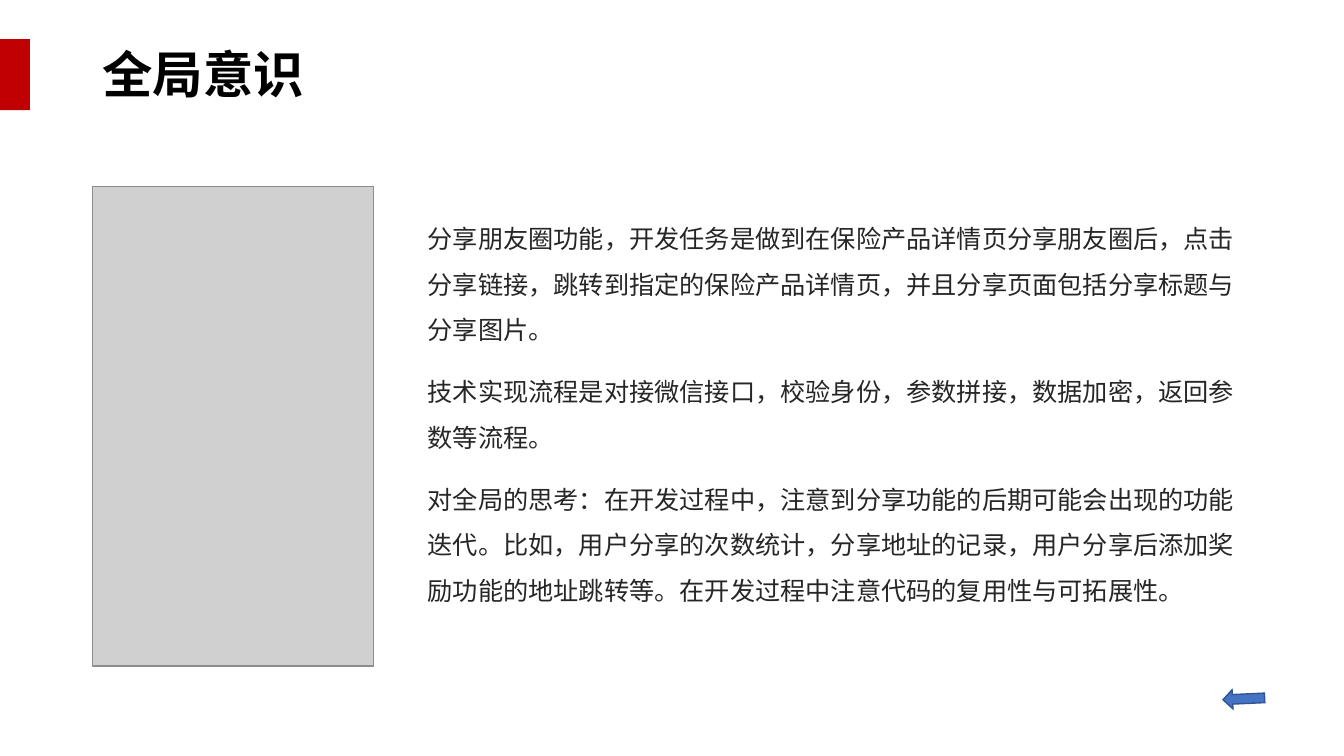
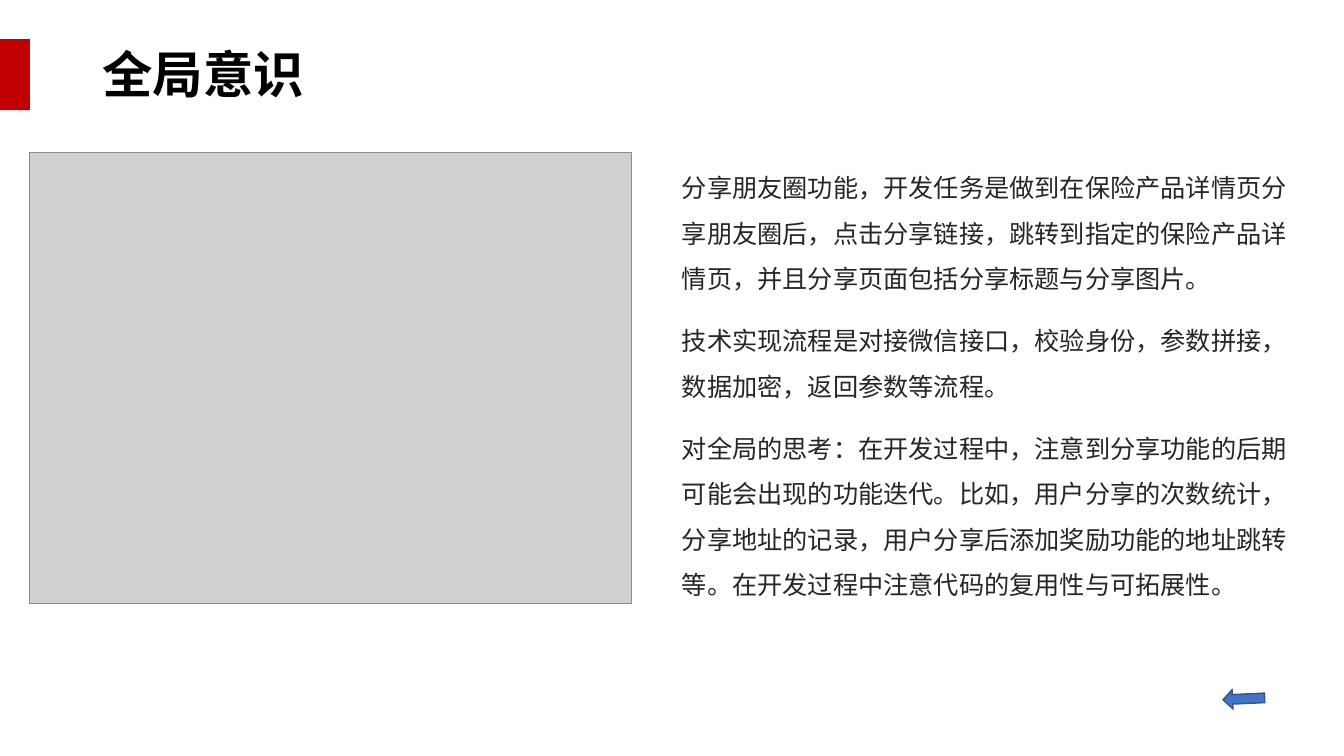
Before and after one commit to WakingFox/myself, a slide deck: slide 30 of 转正述职/王贵成转正述职报告.pptx. Drawn at 1344x756 pixels with LibreOffice and Linux fonts; fonts in the diff are those of the drawing; grey boxes stand for pictures; background and template pictures are left out. Boxes give left, top, right and bottom in pixels: in the first picture for what was removed or moved away, otherwise in the second. Text is boxed around its words. In the diff, an @@ line names an element or a change of style, - is before the commit and + after.

```diff
--- a/转正述职/王贵成转正述职报告.pptx
+++ b/转正述职/王贵成转正述职报告.pptx
@@ picture added at box(30, 152, 631, 603) @@
@@ text "分享朋友圈功能，开发任务是做到在保险产品详情页分享朋友圈后，点击分享链接，跳转到指定的保险产品详情页，并且分享页面包括分 ..." rewrapped from box(428, 226, 1234, 602) to box(682, 175, 1287, 596) @@
@@ picture removed at box(93, 187, 374, 666) @@
```
Also in this commit, not shown: 15 other slides changed, 2 slides added.
